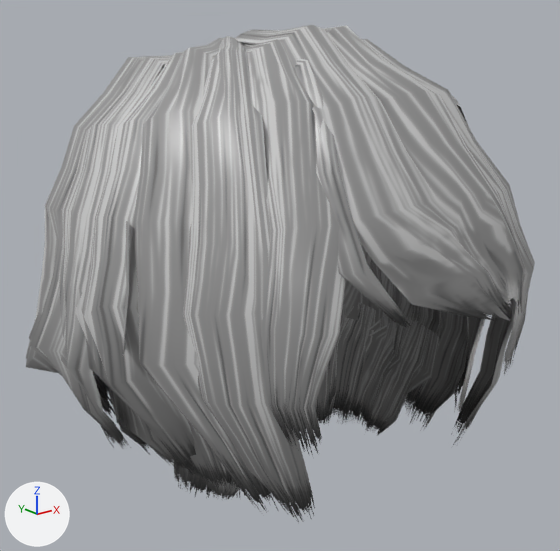
What one commit did to the glTF model public/models/hair_user_photo.glb.
The view is the same before and after, from a camera (50 mm lens) standing at (-0.22, -0.277, 0.137) and looking at (-0.002, -0.004, 0.028). Arrows for +X, +Y and +Z are at lower left; the lights stay in place. The picture after the commit comes second. Vertices at exactly the same position are counted once.

The first picture shows 'hair_user_photo'.
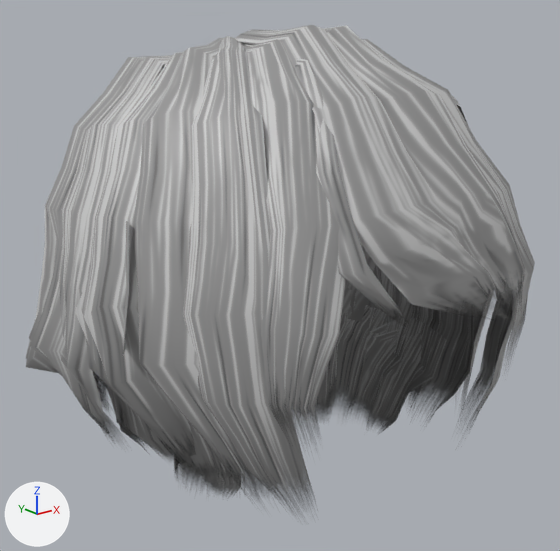
Patch to the scene script:
```diff
--- a/public/models/hair_user_photo.glb.py
+++ b/public/models/hair_user_photo.glb.py
@@ mat_hair_user_photo_mat_1 @@
+mat_hair_user_photo_mat_1 = principled_material('hair_user_photo_Mat')
+mat_hair_user_photo_mat_1.texture = img_image_0  # with its transparency
+mat_hair_user_photo_mat_1.roughness = 0.46
@@ me_hair_user_photo @@
 # used by ob_hair_user_photo; location = (0.0, 0.0, 0.0)
-me_hair_user_photo.from_pydata(...)  # 5936 vertices, 9370 faces; spans x -0.116..0.116, y -0.111..0.099, z -0.086..0.14
+me_hair_user_photo.from_pydata(...)  # 5936 vertices, 9370 faces; spans x -0.116..0.116, y -0.111..0.099, z -0.087..0.14
+# me_hair_user_photo part 1: 791 of 5936 vertices moved; they spanned x -0.073..0.073, y -0.081..0.087, z -0.049..0.125 and now span x -0.076..0.078, y -0.082..0.088, z -0.049..0.126; mean shift (0.0, 0.001, 0.0); largest move (0.067, 0.008, -0.005) -> (0.076, 0.008, -0.009)
+# me_hair_user_photo part 2: 9370 faces spanning x -0.116..0.116, y -0.111..0.099, z -0.087..0.14 switch from mat_hair_user_photo_mat to mat_hair_user_photo_mat_1 (picture img_image_0)
+# other edits to the shape of me_hair_user_photo do not show in these pictures
```

Boxes (x1, y1, x2, y2) around the edits, measured in the pictures (560 x 551 px; the box of a moved part takes in the faces that stretch with it):
'hair_user_photo', reshaped: before (25, 25, 535, 522); after (25, 25, 535, 510)
part 1 of me_hair_user_photo, moved or reshaped: before (223, 245, 496, 522); after (223, 245, 497, 510)
part 2 of me_hair_user_photo, recoloured: before (86, 42, 525, 522); after (86, 42, 525, 510)
